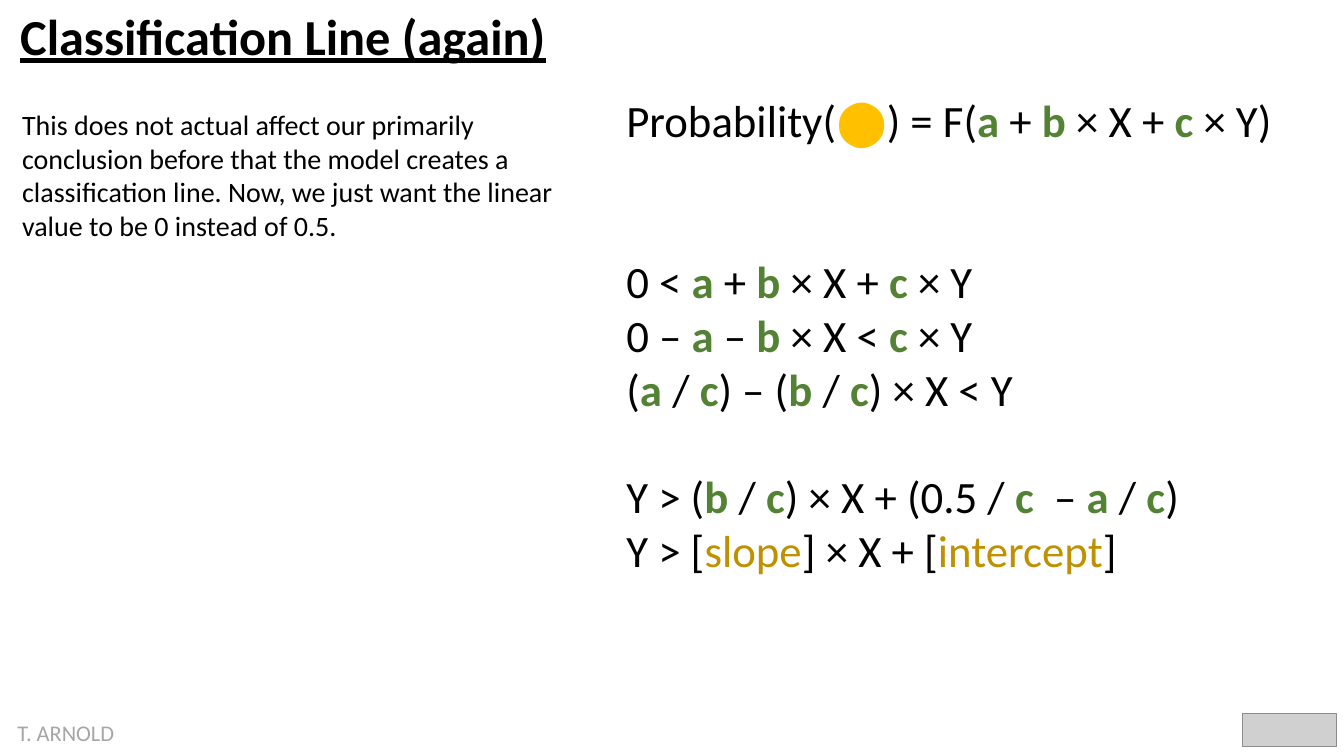
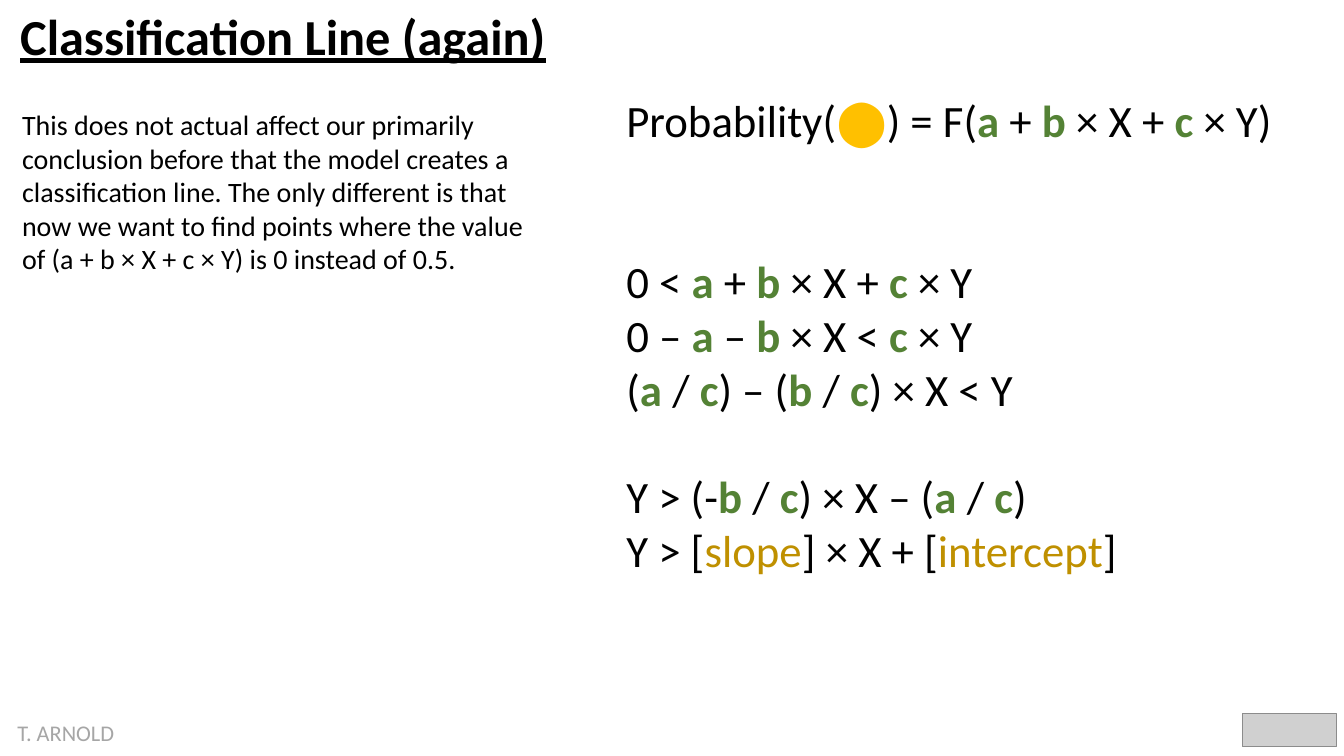
Before and after one commit to statsmaths/dsst389-s23, a slide deck: slide 18 of pslides/01_ml.pptx. Drawn at 1344x756 pixels with LibreOffice and Linux fonts; fonts in the diff are those of the drawing; grey boxes stand for pictures. Boxes give left, top, right and bottom in pixels: in the first picture for what was removed or moved away, otherwise in the second. Text is boxed around its words. In the diff, an @@ line names an element or a change of style, - is before the commit and + after.

```diff
--- a/pslides/01_ml.pptx
+++ b/pslides/01_ml.pptx
@@ text at [22,115,523,273]: text changed @@
-This does not actual affect our primarily conclusion before that the model creates a classification line. Now, we just want the linear value to be 0 instead of 0.5.
+This does not actual affect our primarily conclusion before that the model creates a classification line. The only different is that now we want to find points where the value of (a + b × X + c × Y) is 0 instead of 0.5.
@@ text at [626,480,1026,519]: text changed @@
-Y > (b / c) × X + (0.5 / c – a / c)
+Y > (-b / c) × X – (a / c)
```
Also in this commit, not shown: 8 other slides changed, 5 other files.
